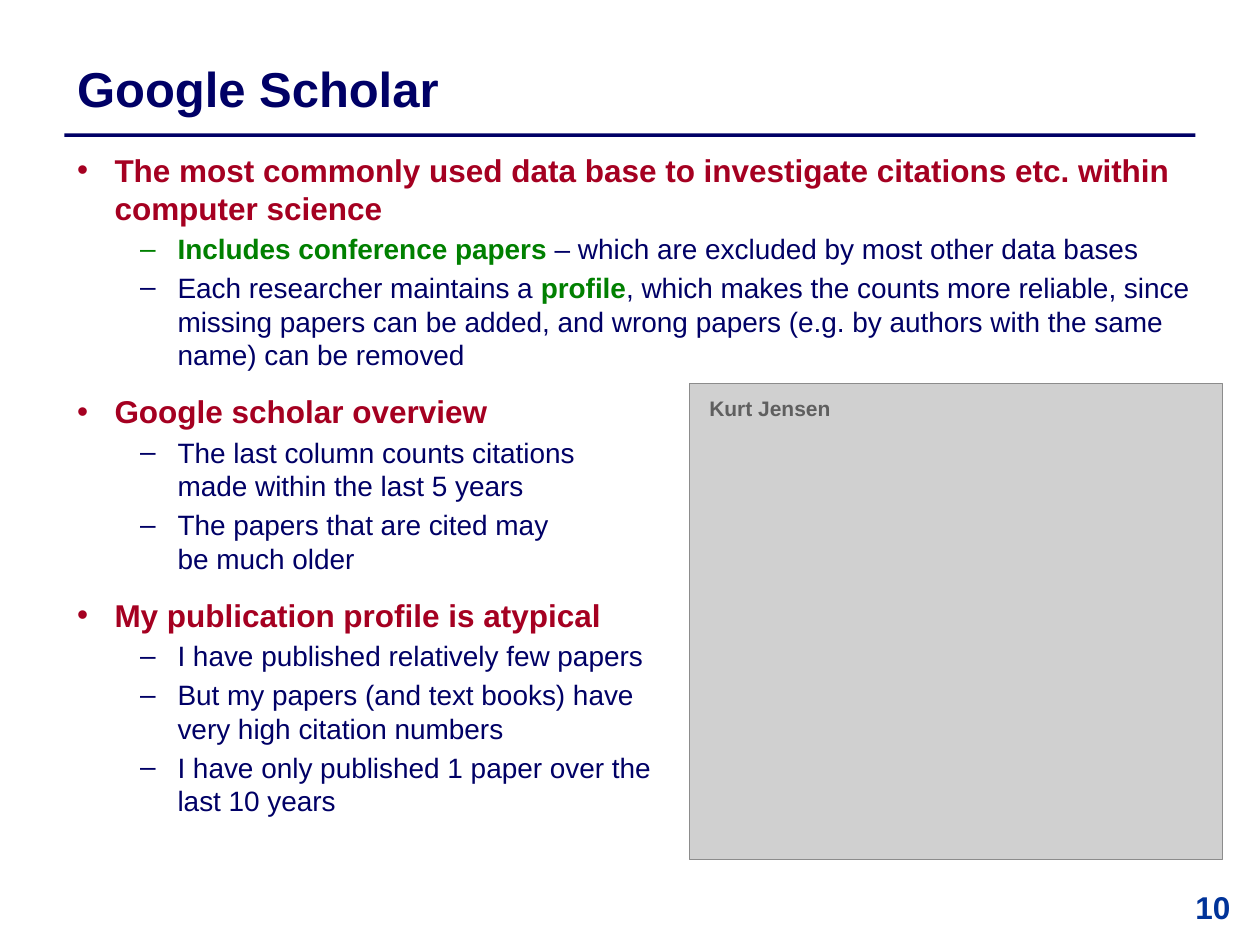
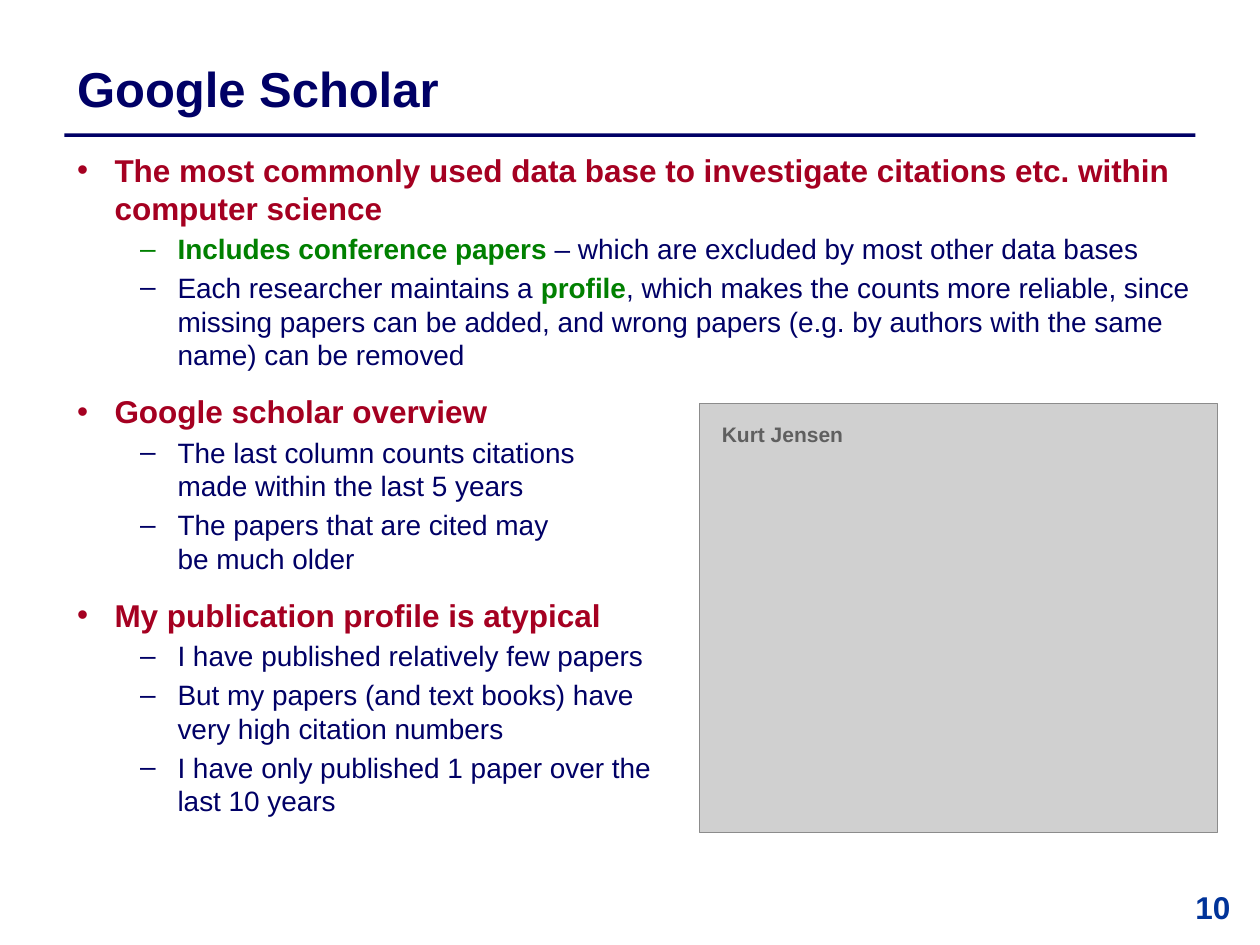
Before and after one commit to IntProgAU/Materiale, a slide deck: slide 10 of web/b26/3 Publication Traditions.pptx. Drawn at 1260x945 pixels with LibreOffice and Linux fonts; fonts in the diff are those of the drawing; grey boxes stand for pictures. Boxes give left, top, right and bottom in pixels: in the first picture for what was removed or moved away, otherwise in the second. Text is boxed around its words. In the diff, an @@ line names an element or a change of style, - is before the commit and + after.

```diff
--- a/web/b26/3 Publication Traditions.pptx
+++ b/web/b26/3 Publication Traditions.pptx
@@ picture: place and size @@
-picture at (689,383,1222,859)
+picture at (699,403,1217,833)
@@ text "Kurt Jensen": place and size @@
-text "Kurt Jensen" at (709,401,830,416)
+text "Kurt Jensen" at (722,427,843,442)
```
Also in this commit, not shown: 4 other slides changed.
